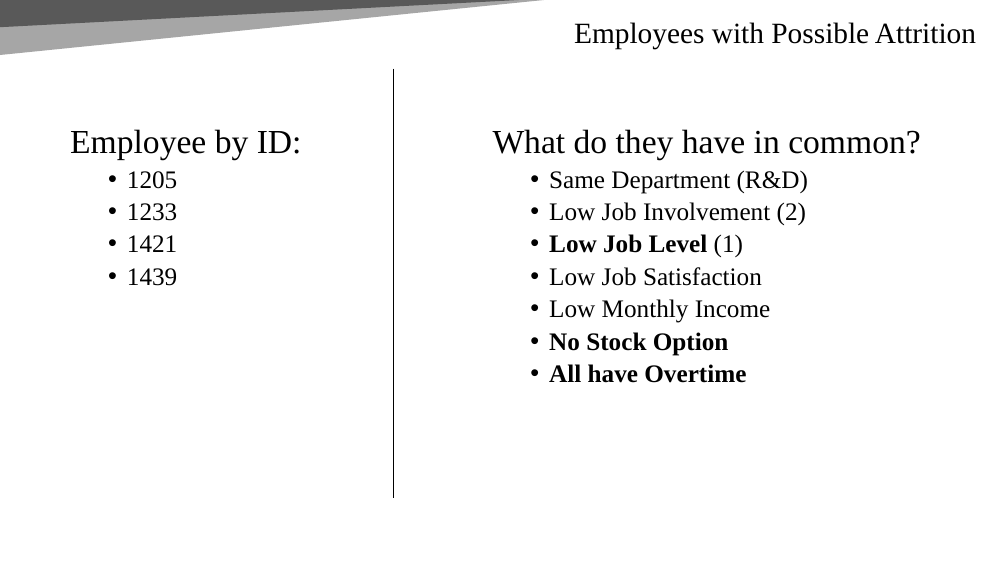
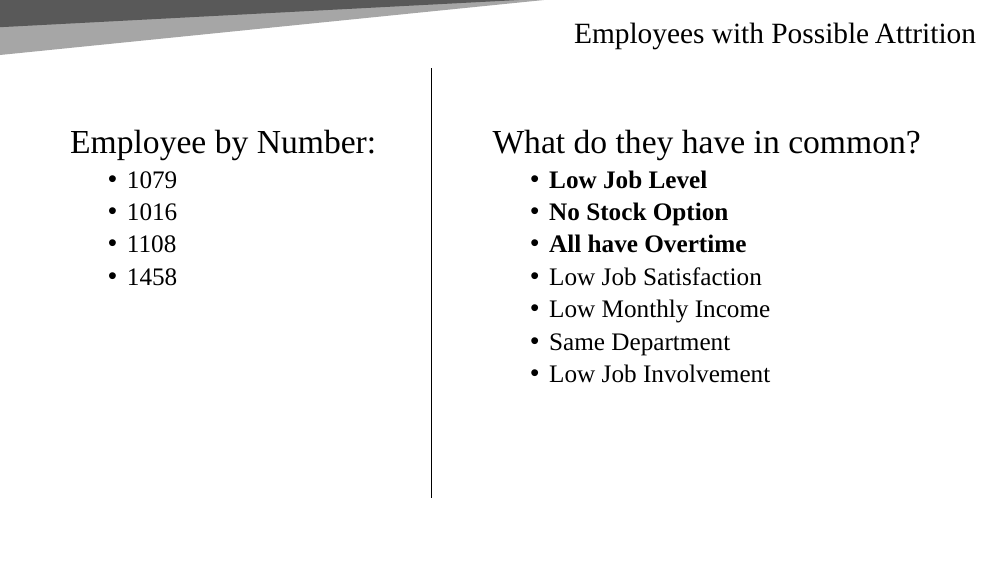
Before and after one commit to Abillelatus/CaseStudy2DDS, a slide deck: slide 11 of CaseStudy2DDS.pptx. Drawn at 1008x567 pixels with LibreOffice and Linux fonts; fonts in the diff are those of the drawing. Boxes give left, top, right and bottom in pixels: in the first picture for what was removed or moved away, otherwise in the second. Text is boxed around its words. In the diff, an @@ line names an element or a change of style, - is before the commit and + after.

```diff
--- a/CaseStudy2DDS.pptx
+++ b/CaseStudy2DDS.pptx
@@ line moved from (394, 69) - (394, 498) to (431, 68) - (431, 498) @@
@@ text at bbox=[70, 129, 376, 286]: text changed; size 24 to 32 pt @@
-Employee by ID:
-  • 1205
-  • 1233
-  • 1421
-  • 1439
+Employee by Number:
+  • 1079
+  • 1016
+  • 1108
+  • 1458
@@ text at bbox=[549, 170, 746, 253]: text changed; bold on @@
-  • Same Department (R&D)
-  • Low Job Involvement (2)
-  • Low Job Level (1)
+  • Low Job Level
+  • No Stock Option
+  • All have Overtime
@@ text at bbox=[549, 333, 770, 383]: text changed; bold off @@
-  • No Stock Option
-  • All have Overtime
+  • Same Department
+  • Low Job Involvement
```
Also in this commit, not shown: 2 other slides changed, 3 other files.
